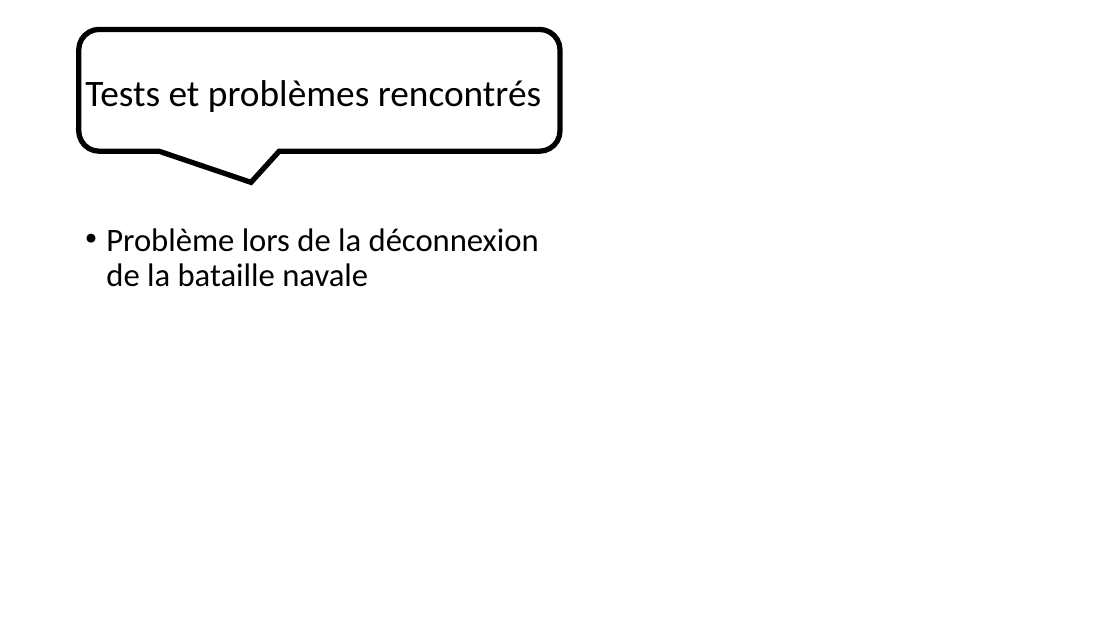
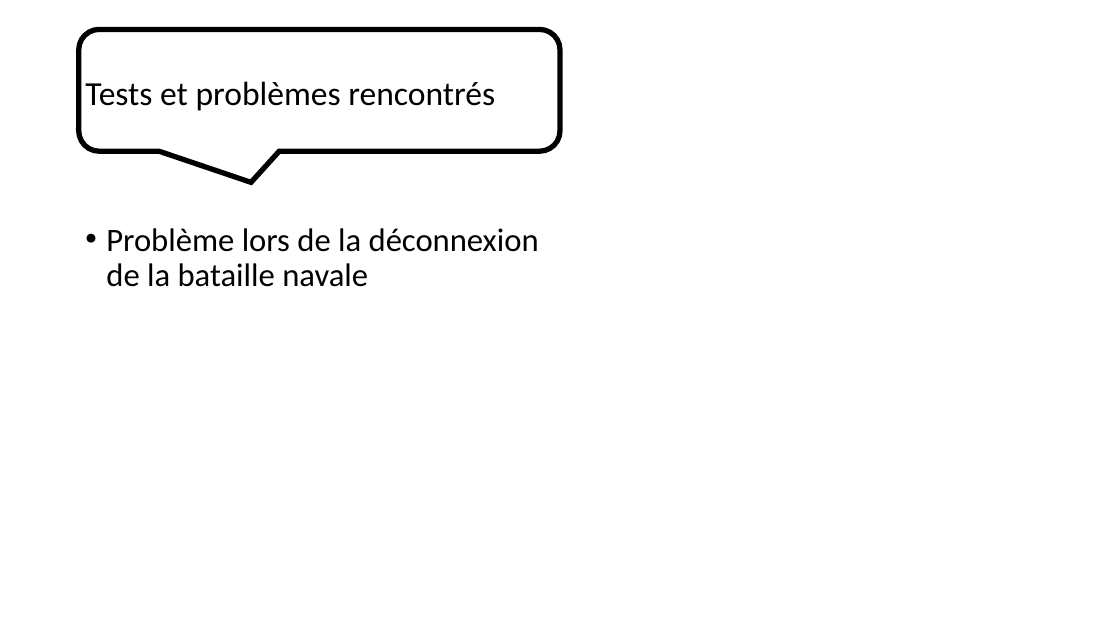
Before and after one commit to JonathanGuerne/MiniGames, a slide deck: slide 9 of Documentation/Présentation/Présentation.pptx. Drawn at 1120x630 pixels with LibreOffice and Linux fonts; fonts in the diff are those of the drawing; background and template pictures are left out. Boxes give left, top, right and bottom in pixels: in the first picture for what was removed or moved away, otherwise in the second. Text is boxed around its words. In the diff, an @@ line names an element or a change of style, - is before the commit and + after.

```diff
--- a/Documentation/Présentation/Présentation.pptx
+++ b/Documentation/Présentation/Présentation.pptx
@@ title "Tests et problèmes rencontrés" at (85,81,495,111): size 32 to 28.8 pt @@
```
Also in this commit, not shown: 3 other files.
